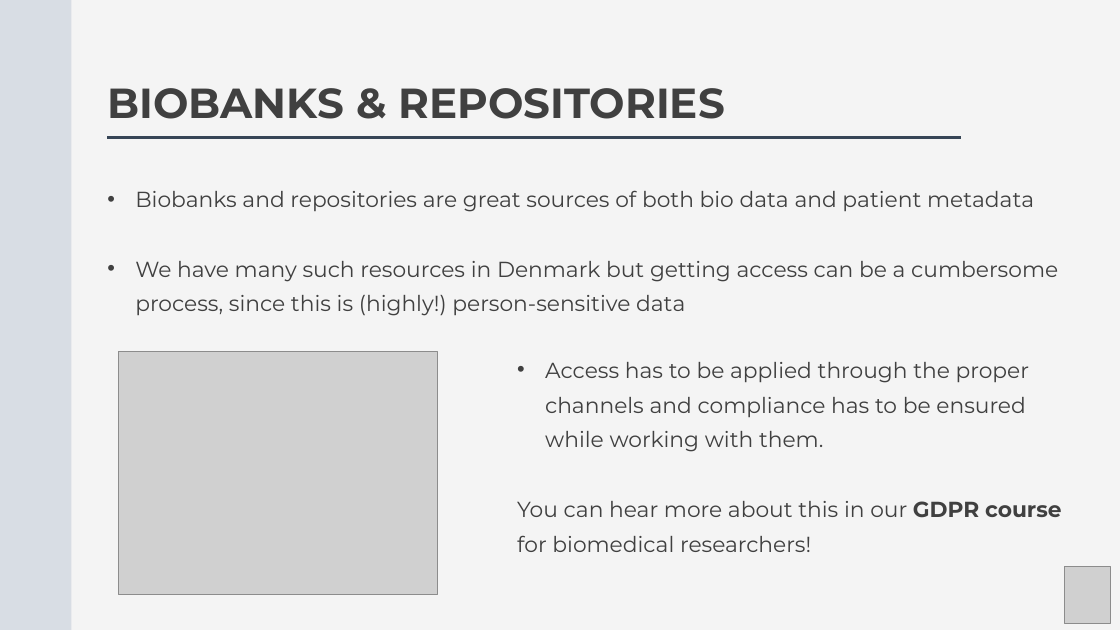
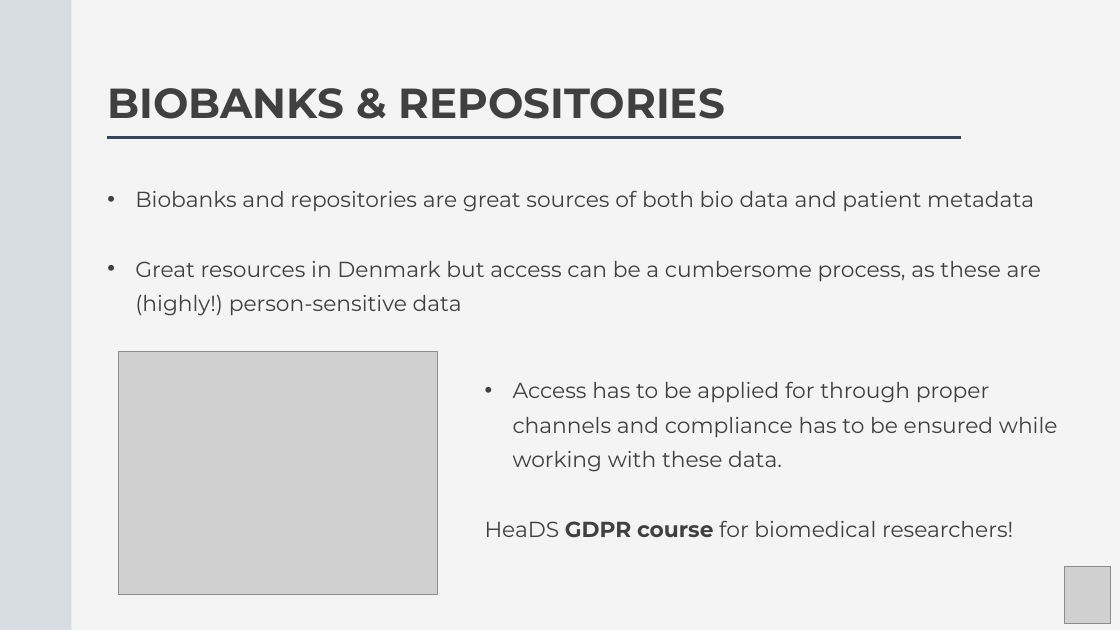
Before and after one commit to Center-for-Health-Data-Science/Foundations-of-Health-Data-Science, a slide deck: slide 7 of Slides/FHDS_Data_Collection_Part1.pptx. Drawn at 1120x630 pixels with LibreOffice and Linux fonts; fonts in the diff are those of the drawing; grey boxes stand for pictures. Boxes give left, top, right and bottom in pixels: in the first picture for what was removed or moved away, otherwise in the second. Text is boxed around its words. In the diff, an @@ line names an element or a change of style, - is before the commit and + after.

Commit message:
slide show 1 updated, text cut and headers changed

```diff
--- a/Slides/FHDS_Data_Collection_Part1.pptx
+++ b/Slides/FHDS_Data_Collection_Part1.pptx
@@ text at box(135, 261, 1041, 316): text changed @@
-• We have many such resources in Denmark but getting access can be a cumbersome process, since this is (highly!) person-sensitive data
+• Great resources in Denmark but access can be a cumbersome process, as these are (highly!) person-sensitive data
@@ text at box(485, 382, 1058, 538): text changed @@
-• Access has to be applied through the proper channels and compliance has to be ensured while working with them.
-You can hear more about this in our GDPR course for biomedical researchers!
+• Access has to be applied for through proper channels and compliance has to be ensured while working with these data.
+HeaDS GDPR course for biomedical researchers!
```
Also in this commit, not shown: 6 other slides changed, 1 other file.
